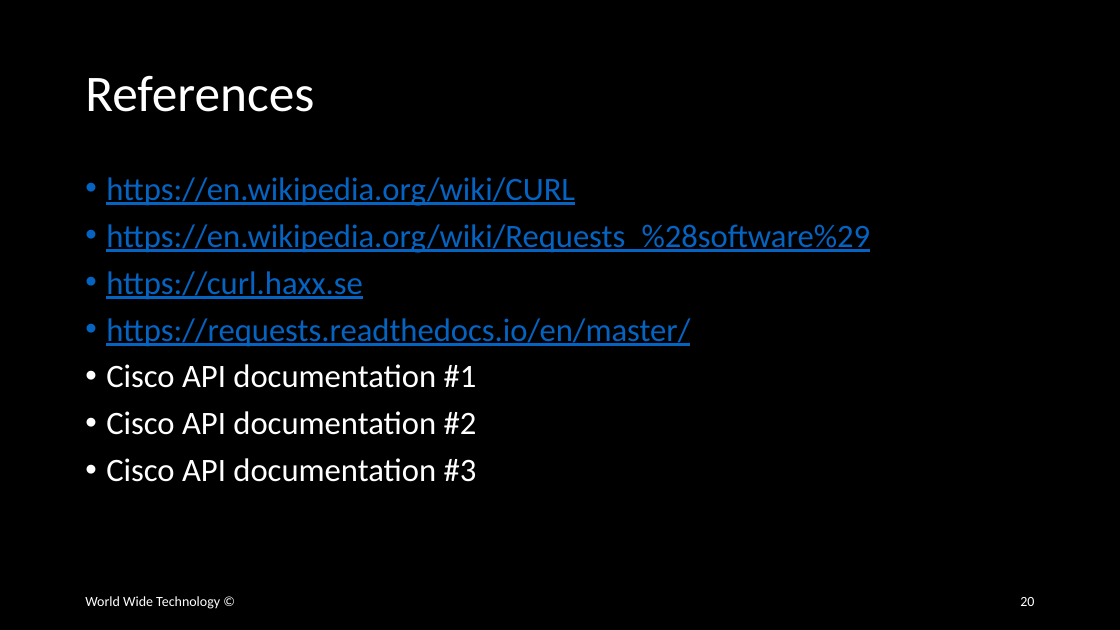
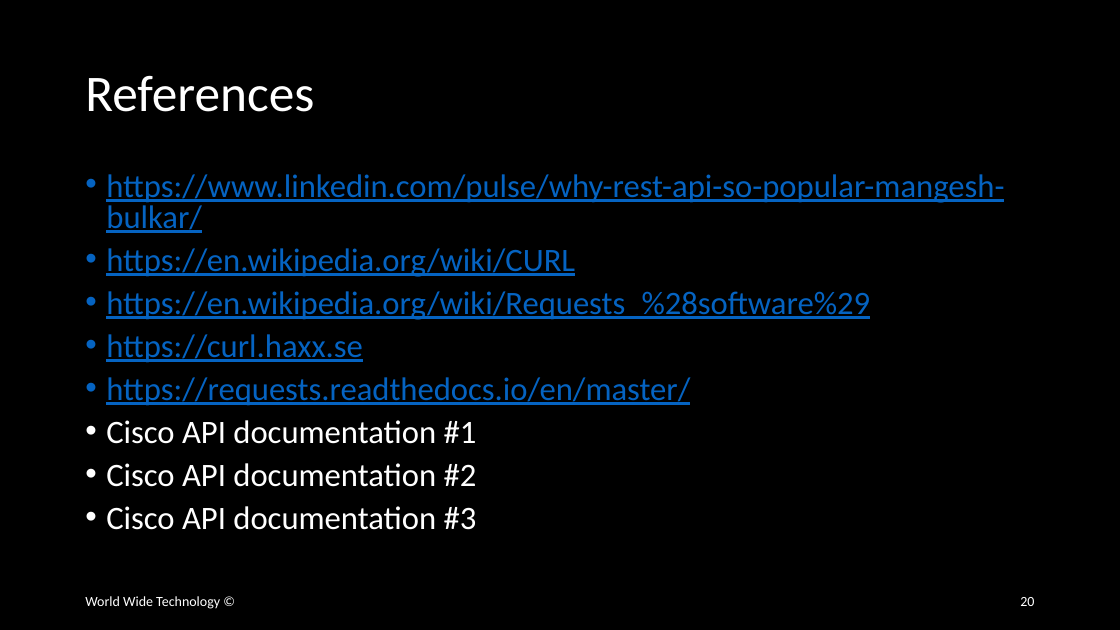
Before and after one commit to wwt/curl-requests-foundations, a slide deck: slide 20 of curl-requests-foundations.pptx. Drawn at 1120x630 pixels with LibreOffice and Linux fonts; fonts in the diff are those of the drawing. Boxes give left, top, right and bottom in pixels: in the first picture for what was removed or moved away, otherwise in the second. Text is boxed around its words. In the diff, an @@ line names an element or a change of style, - is before the commit and + after.

Commit message:
Added content to 'Why are REST APIs Important' slide

```diff
--- a/curl-requests-foundations.pptx
+++ b/curl-requests-foundations.pptx
@@ text at box(106, 174, 1004, 233): paragraph added @@
+• https://www.linkedin.com/pulse/why-rest-api-so-popular-mangesh-bulkar/
@@ text at box(106, 248, 870, 530): line spacing 0.9 to 0.8 @@
```
Also in this commit, not shown: 2 other slides changed.
